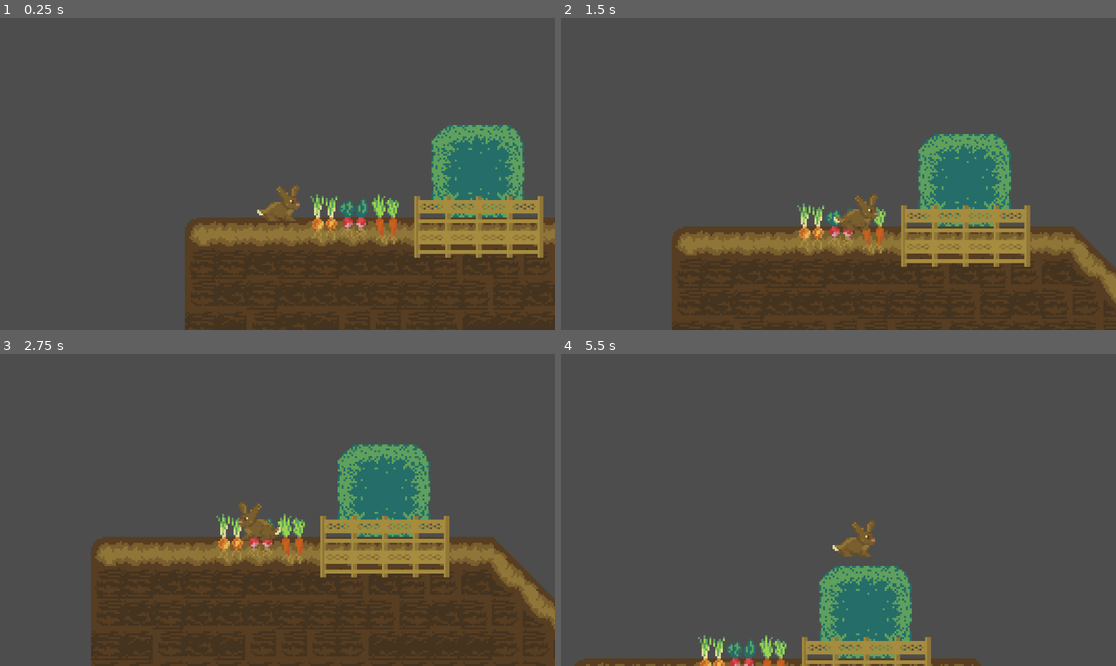
Above: before the commit, frames 1-4 (two rows, left to right).
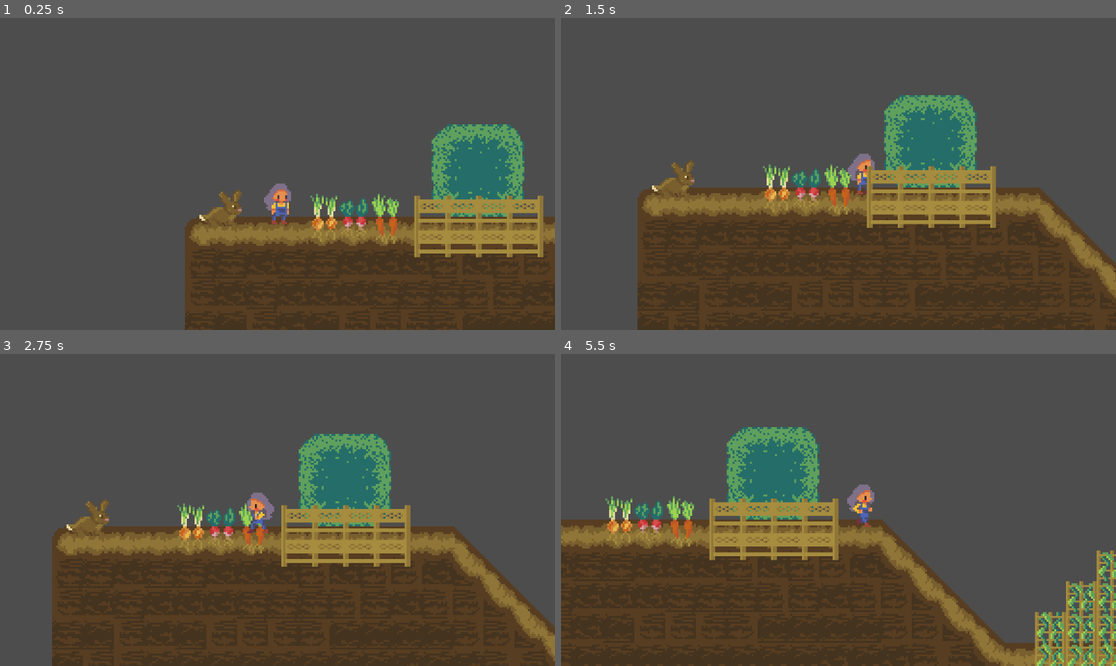
Above: after the commit, the same moments.

Repository: BrandonManuel/garden-game
Game: Godot game, scene res://Assets/Scenes/garden.tscn
The game is run twice, just before and just after one commit, with the same random seed, the same clock (stepped at 60 frames per second) and the same inputs.
Inputs:
- Up to frame 1 (0.25 s): no input
- Up to frame 2 (1.5 s): tap Enter (ui_accept) at 0.5, 0.6 s; hold Shift (run, bound only after the commit) 0.53-1.28 s; hold Right (ui_right) from 0.53 s (still down); tap Space (jump, bound only after the commit) at 0.77, 1.07 s; tap Shift (run, bound only after the commit) at 1.35 s
- Up to frame 3 (2.75 s): tap Space (jump, bound only after the commit) at 1.52, 1.55, 1.82, 2.1 s; release Right (ui_right) at 2.03 s; hold Left (ui_left) from 2.03 s (still down); tap Enter (ui_accept) at 2.3 s
- Up to frame 4 (5.5 s): release Left (ui_left) at 2.78 s; hold Right (ui_right) 2.78-4.28 s; tap Enter (ui_accept) at 2.85, 4.35 s; tap Space (jump, bound only after the commit) at 3.02, 3.32, 3.77, 3.8, 4.07, 4.52, 4.82 s; tap Shift (run, bound only after the commit) at 3.05 s; hold Shift (run, bound only after the commit) 3.53-4.28 s; hold Left (ui_left) 4.28-5.03 s; hold Right (ui_right) from 5.03 s (still down); hold Shift (run, bound only after the commit) from 5.03 s (still down)

The runs differ from the first frame. In frame 1, 2.1% of the frame differs, in the area x 33-100%, y 34-77%; in frame 2, 23%; in frame 3, 19%; in frame 4, 42%, in the area x 0-100%, y 23-100%.

Commit message:
Added new player sprite with idle, walk, and run animations

Diff:
--- a/Assets/Scenes/garden.tscn
+++ b/Assets/Scenes/garden.tscn
@@ -5,6 +5,7 @@
 [ext_resource type="Texture2D" uid="uid://ctape4tb0os20" path="res://Assets/Sprites/Garden background tileset.png" id="3_bvpys"]
 [ext_resource type="Script" uid="uid://bou71w28h816f" path="res://Assets/Scripts/player.gd" id="4_bvpys"]
 [ext_resource type="Texture2D" uid="uid://cihgl264jb63b" path="res://Assets/Sprites/Bunny.png" id="4_ssxcs"]
+[ext_resource type="Texture2D" uid="uid://b2fqexhf50ps8" path="res://Assets/Sprites/Character with some animations.png" id="5_i2s24"]
 [ext_resource type="PackedScene" uid="uid://e8gekhvgbuii" path="res://Assets/Scenes/chicken.tscn" id="6_281sc"]
 
 [sub_resource type="TileSetAtlasSource" id="TileSetAtlasSource_281sc"]
@@ -234,7 +235,193 @@
 sources/2 = SubResource("TileSetAtlasSource_4cavu")
 
 [sub_resource type="CircleShape2D" id="CircleShape2D_bvpys"]
-radius = 11.0
+radius = 8.062258
+
+[sub_resource type="AtlasTexture" id="AtlasTexture_m5m1r"]
+atlas = ExtResource("5_i2s24")
+region = Rect2(0, 0, 32, 32)
+
+[sub_resource type="AtlasTexture" id="AtlasTexture_4cavu"]
+atlas = ExtResource("5_i2s24")
+region = Rect2(32, 0, 32, 32)
+
+[sub_resource type="AtlasTexture" id="AtlasTexture_kkwia"]
+atlas = ExtResource("5_i2s24")
+region = Rect2(64, 0, 32, 32)
+
+[sub_resource type="AtlasTexture" id="AtlasTexture_lsphe"]
+atlas = ExtResource("5_i2s24")
+region = Rect2(96, 0, 32, 32)
+
+[sub_resource type="AtlasTexture" id="AtlasTexture_iqvmd"]
+atlas = ExtResource("5_i2s24")
+region = Rect2(128, 0, 32, 32)
+
+[sub_resource type="AtlasTexture" id="AtlasTexture_dhevf"]
+atlas = ExtResource("5_i2s24")
+region = Rect2(160, 0, 32, 32)
+
+[sub_resource type="AtlasTexture" id="AtlasTexture_d32j0"]
+atlas = ExtResource("5_i2s24")
+region = Rect2(192, 0, 32, 32)
+
+[sub_resource type="AtlasTexture" id="AtlasTexture_1ru04"]
+atlas = ExtResource("5_i2s24")
+region = Rect2(224, 0, 32, 32)
+
+[sub_resource type="AtlasTexture" id="AtlasTexture_hef0f"]
+atlas = ExtResource("5_i2s24")
+region = Rect2(0, 64, 32, 32)
+
+[sub_resource type="AtlasTexture" id="AtlasTexture_qjjgn"]
+atlas = ExtResource("5_i2s24")
+region = Rect2(32, 64, 32, 32)
+
+[sub_resource type="AtlasTexture" id="AtlasTexture_4w5dl"]
+atlas = ExtResource("5_i2s24")
+region = Rect2(64, 64, 32, 32)
+
+[sub_resource type="AtlasTexture" id="AtlasTexture_36yet"]
+atlas = ExtResource("5_i2s24")
+region = Rect2(96, 64, 32, 32)
+
+[sub_resource type="AtlasTexture" id="AtlasTexture_vnsai"]
+atlas = ExtResource("5_i2s24")
+region = Rect2(128, 64, 32, 32)
+
+[sub_resource type="AtlasTexture" id="AtlasTexture_qj5yf"]
+atlas = ExtResource("5_i2s24")
+region = Rect2(160, 64, 32, 32)
+
+[sub_resource type="AtlasTexture" id="AtlasTexture_mj7xy"]
+atlas = ExtResource("5_i2s24")
+region = Rect2(192, 64, 32, 32)
+
+[sub_resource type="AtlasTexture" id="AtlasTexture_ftwet"]
+atlas = ExtResource("5_i2s24")
+region = Rect2(224, 64, 32, 32)
+
+[sub_resource type="AtlasTexture" id="AtlasTexture_vr5ma"]
+atlas = ExtResource("5_i2s24")
+region = Rect2(0, 32, 32, 32)
+
+[sub_resource type="AtlasTexture" id="AtlasTexture_exuec"]
+atlas = ExtResource("5_i2s24")
+region = Rect2(32, 32, 32, 32)
+
+[sub_resource type="AtlasTexture" id="AtlasTexture_5ubbr"]
+atlas = ExtResource("5_i2s24")
+region = Rect2(64, 32, 32, 32)
+
+[sub_resource type="AtlasTexture" id="AtlasTexture_f5opo"]
+atlas = ExtResource("5_i2s24")
+region = Rect2(96, 32, 32, 32)
+
+[sub_resource type="AtlasTexture" id="AtlasTexture_sgsjt"]
+atlas = ExtResource("5_i2s24")
+region = Rect2(128, 32, 32, 32)
+
+[sub_resource type="AtlasTexture" id="AtlasTexture_5u6os"]
+atlas = ExtResource("5_i2s24")
+region = Rect2(160, 32, 32, 32)
+
+[sub_resource type="AtlasTexture" id="AtlasTexture_ixwdl"]
+atlas = ExtResource("5_i2s24")
+region = Rect2(192, 32, 32, 32)
+
+[sub_resource type="AtlasTexture" id="AtlasTexture_e5bgi"]
+atlas = ExtResource("5_i2s24")
+region = Rect2(224, 32, 32, 32)
+
+[sub_resource type="SpriteFrames" id="SpriteFrames_hef0f"]
+animations = [{
+"frames": [{
+"duration": 1.0,
+"texture": SubResource("AtlasTexture_m5m1r")
+}, {
+"duration": 1.0,
+"texture": SubResource("AtlasTexture_4cavu")
+}, {
+"duration": 1.0,
+"texture": SubResource("AtlasTexture_kkwia")
+}, {
+"duration": 1.0,
+"texture": SubResource("AtlasTexture_lsphe")
+}, {
+"duration": 1.0,
+"texture": SubResource("AtlasTexture_iqvmd")
+}, {
+"duration": 1.0,
+"texture": SubResource("AtlasTexture_dhevf")
+}, {
+"duration": 1.0,
+"texture": SubResource("AtlasTexture_d32j0")
+}, {
+"duration": 1.0,
+"texture": SubResource("AtlasTexture_1ru04")
+}],
+"loop": true,
+"name": &"idle",
+"speed": 6.0
+}, {
+"frames": [{
+"duration": 1.0,
+"texture": SubResource("AtlasTexture_hef0f")
+}, {
+"duration": 1.0,
+"texture": SubResource("AtlasTexture_qjjgn")
+}, {
+"duration": 1.0,
+"texture": SubResource("AtlasTexture_4w5dl")
+}, {
+"duration": 1.0,
+"texture": SubResource("AtlasTexture_36yet")
+}, {
+"duration": 1.0,
+"texture": SubResource("AtlasTexture_vnsai")
+}, {
+"duration": 1.0,
+"texture": SubResource("AtlasTexture_qj5yf")
+}, {
+"duration": 1.0,
+"texture": SubResource("AtlasTexture_mj7xy")
+}, {
+"duration": 1.0,
+"texture": SubResource("AtlasTexture_ftwet")
+}],
+"loop": true,
+"name": &"run",
+"speed": 10.0
+}, {
+"frames": [{
+"duration": 1.0,
+"texture": SubResource("AtlasTexture_vr5ma")
+}, {
+"duration": 1.0,
+"texture": SubResource("AtlasTexture_exuec")
+}, {
+"duration": 1.0,
+"texture": SubResource("AtlasTexture_5ubbr")
+}, {
+"duration": 1.0,
+"texture": SubResource("AtlasTexture_f5opo")
+}, {
+"duration": 1.0,
+"texture": SubResource("AtlasTexture_sgsjt")
+}, {
+"duration": 1.0,
+"texture": SubResource("AtlasTexture_5u6os")
+}, {
+"duration": 1.0,
+"texture": SubResource("AtlasTexture_ixwdl")
+}, {
+"duration": 1.0,
+"texture": SubResource("AtlasTexture_e5bgi")
+}],
+"loop": true,
+"name": &"walk",
+"speed": 8.0
+}]
 
 [sub_resource type="AtlasTexture" id="AtlasTexture_bvpys"]
 atlas = ExtResource("4_ssxcs")
@@ -292,19 +479,18 @@
 script = ExtResource("4_bvpys")
 
 [node name="CollisionShape2D" type="CollisionShape2D" parent="Player" unique_id=1968860082]
-position = Vector2(1, -1)
+position = Vector2(1, -2)
 shape = SubResource("CircleShape2D_bvpys")
-
-[node name="AnimatedSprite2D" type="AnimatedSprite2D" parent="Player" unique_id=1312867931]
-texture_filter = 1
-sprite_frames = SubResource("SpriteFrames_m5m1r")
-animation = &"walk"
 
 [node name="Camera2D" type="Camera2D" parent="Player" unique_id=1037007025]
 zoom = Vector2(4, 4)
 process_callback = 0
 position_smoothing_enabled = true
 
+[node name="AnimatedSprite2D" type="AnimatedSprite2D" parent="Player" unique_id=841429998]
+sprite_frames = SubResource("SpriteFrames_hef0f")
+animation = &"run"
+
 [node name="Chickens" type="Node" parent="." unique_id=1379510337]
 
 [node name="Chicken" parent="Chickens" unique_id=1936475183 instance=ExtResource("6_281sc")]
@@ -313,3 +499,12 @@
 [node name="Chicken2" parent="Chickens" unique_id=44186813 instance=ExtResource("6_281sc")]
 position = Vector2(378, 91)
 scale = Vector2(-1, 1)
+
+[node name="Bunnies" type="Node" parent="." unique_id=538911774]
+
+[node name="Bunny" type="AnimatedSprite2D" parent="Bunnies" unique_id=1312867931]
+texture_filter = 1
+position = Vector2(-30, 27)
+sprite_frames = SubResource("SpriteFrames_m5m1r")
+animation = &"walk"
+frame_progress = 0.5650626
--- a/Assets/Scripts/player.gd
+++ b/Assets/Scripts/player.gd
@@ -2,9 +2,11 @@
 
 @onready var animated_sprite_2d: AnimatedSprite2D = $AnimatedSprite2D
 
-const SPEED = 50.0
-const JUMP_VELOCITY = -400.0
+const WALK_SPEED = 50.0
+const RUN_SPEED = 75.0
+const JUMP_VELOCITY = -200.0
 
+var is_running: bool = false
 
 func _physics_process(delta: float) -> void:
 	# Add the gravity.
@@ -12,22 +14,28 @@
 		velocity += get_gravity() * delta
 
 	# Handle jump.
-	if Input.is_action_just_pressed("ui_accept") and is_on_floor():
+	if Input.is_action_just_pressed("jump") and is_on_floor():
 		velocity.y = JUMP_VELOCITY
+
+	is_running = Input.is_action_pressed("run")
 
 	# Get the input direction and handle the movement/deceleration.
 	# As good practice, you should replace UI actions with custom gameplay actions.
-	var direction := Input.get_axis("ui_left", "ui_right")
+	var direction := Input.get_axis("walk_left", "walk_right")
 	if direction:
-		animated_sprite_2d.play('walk')
-		velocity.x = direction * SPEED
+		if is_running:
+			animated_sprite_2d.play('run')
+			velocity.x = direction * RUN_SPEED
+		else:
+			animated_sprite_2d.play('walk')
+			velocity.x = direction * WALK_SPEED
 		if direction < 1:
 			animated_sprite_2d.flip_h = true
 		else:
 			animated_sprite_2d.flip_h = false
 	else:
 		animated_sprite_2d.play('idle')
-		velocity.x = move_toward(velocity.x, 0, SPEED)
+		velocity.x = move_toward(velocity.x, 0, RUN_SPEED if is_running else WALK_SPEED)
 
 
 	move_and_slide()
--- a/project.godot
+++ b/project.godot
@@ -19,6 +19,29 @@
 
 project/assembly_name="garden"
 
+[input]
+
+walk_left={
+"deadzone": 0.2,
+"events": [Object(InputEventKey,"resource_local_to_scene":false,"resource_name":"","device":-1,"window_id":0,"alt_pressed":false,"shift_pressed":false,"ctrl_pressed":false,"meta_pressed":false,"pressed":false,"keycode":0,"physical_keycode":4194319,"key_label":0,"unicode":0,"location":0,"echo":false,"script":null)
+]
+}
+walk_right={
+"deadzone": 0.2,
+"events": [Object(InputEventKey,"resource_local_to_scene":false,"resource_name":"","device":-1,"window_id":0,"alt_pressed":false,"shift_pressed":false,"ctrl_pressed":false,"meta_pressed":false,"pressed":false,"keycode":0,"physical_keycode":4194321,"key_label":0,"unicode":0,"location":0,"echo":false,"script":null)
+]
+}
+run={
+"deadzone": 0.2,
+"events": [Object(InputEventKey,"resource_local_to_scene":false,"resource_name":"","device":-1,"window_id":0,"alt_pressed":false,"shift_pressed":false,"ctrl_pressed":false,"meta_pressed":false,"pressed":false,"keycode":0,"physical_keycode":4194325,"key_label":0,"unicode":0,"location":0,"echo":false,"script":null)
+]
+}
+jump={
+"deadzone": 0.2,
+"events": [Object(InputEventKey,"resource_local_to_scene":false,"resource_name":"","device":-1,"window_id":0,"alt_pressed":false,"shift_pressed":false,"ctrl_pressed":false,"meta_pressed":false,"pressed":false,"keycode":0,"physical_keycode":32,"key_label":0,"unicode":32,"location":0,"echo":false,"script":null)
+]
+}
+
 [physics]
 
 3d/physics_engine="Jolt Physics"
Binary file added: Assets/Sprites/Character with some animations.aseprite
Binary file added: Assets/Sprites/Character with some animations.png
Not shown, added: Assets/Sprites/Character with some animations.png.import
